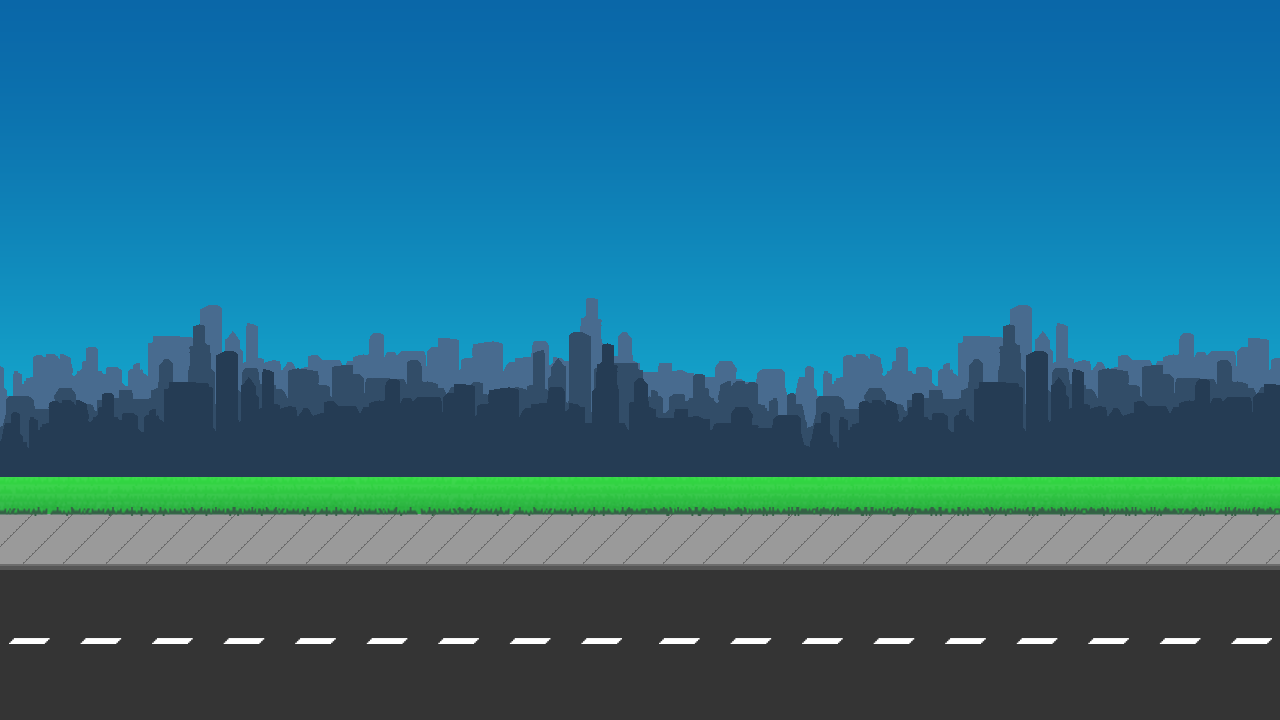
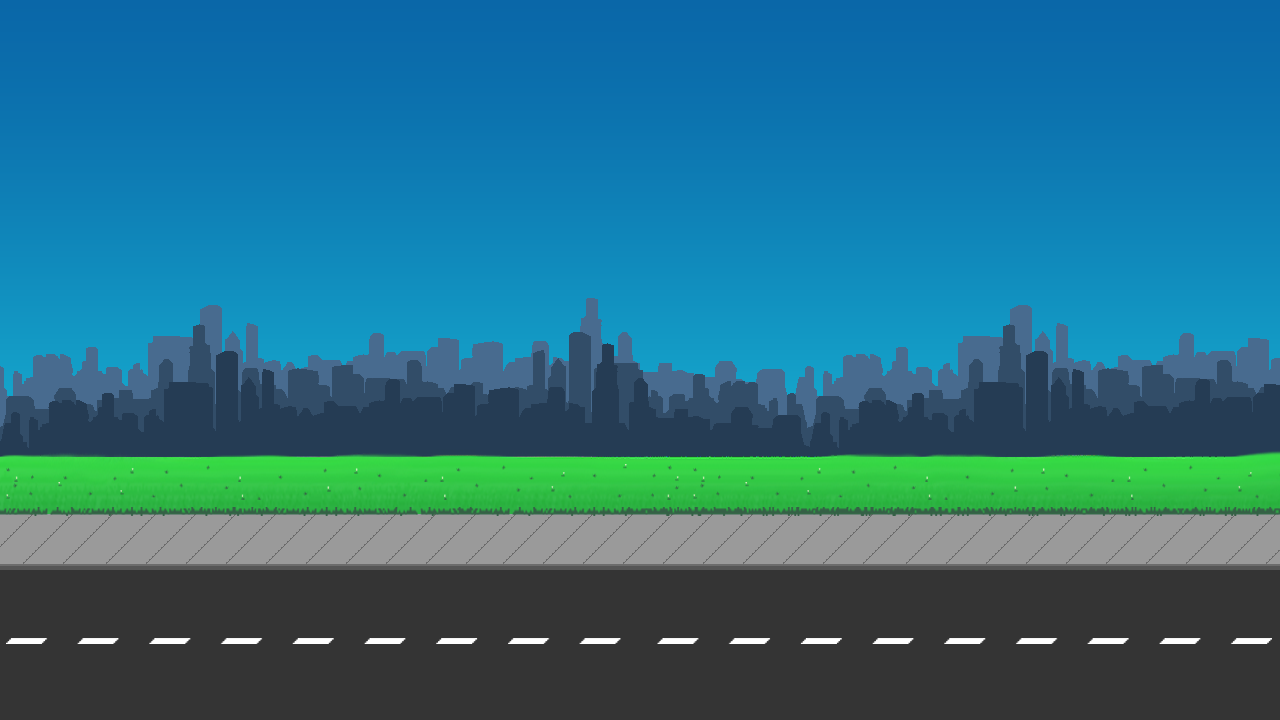
Comparing the layer stacks of the two 1280 x 720 images. Changes:
painted on "Layer 3 copy" over [6, 638, 1271, 644]
masked "Rectangle 1" over [6, 638, 1271, 644]
showed group "Snippets" (4 layers) over [6, 464, 1280, 504]
renamed "Layer 7 copy 10" to "2", painted on it over [693, 482, 1259, 504]
renamed "Layer 7 copy 9" to "1", showed it, painted on it over [6, 482, 679, 504]
added layer "4" in group "Snippets" over [6, 464, 679, 482]
added layer "3" in group "Snippets" over [693, 465, 1280, 482]
renamed "Group 1 copy 2" to "Roundings", showed it, painted on it over [0, 451, 1280, 513]
painted on "Layer 6 copy 12" over [0, 457, 1280, 513]
painted on "Rectangle 2" over [0, 457, 1280, 477]
